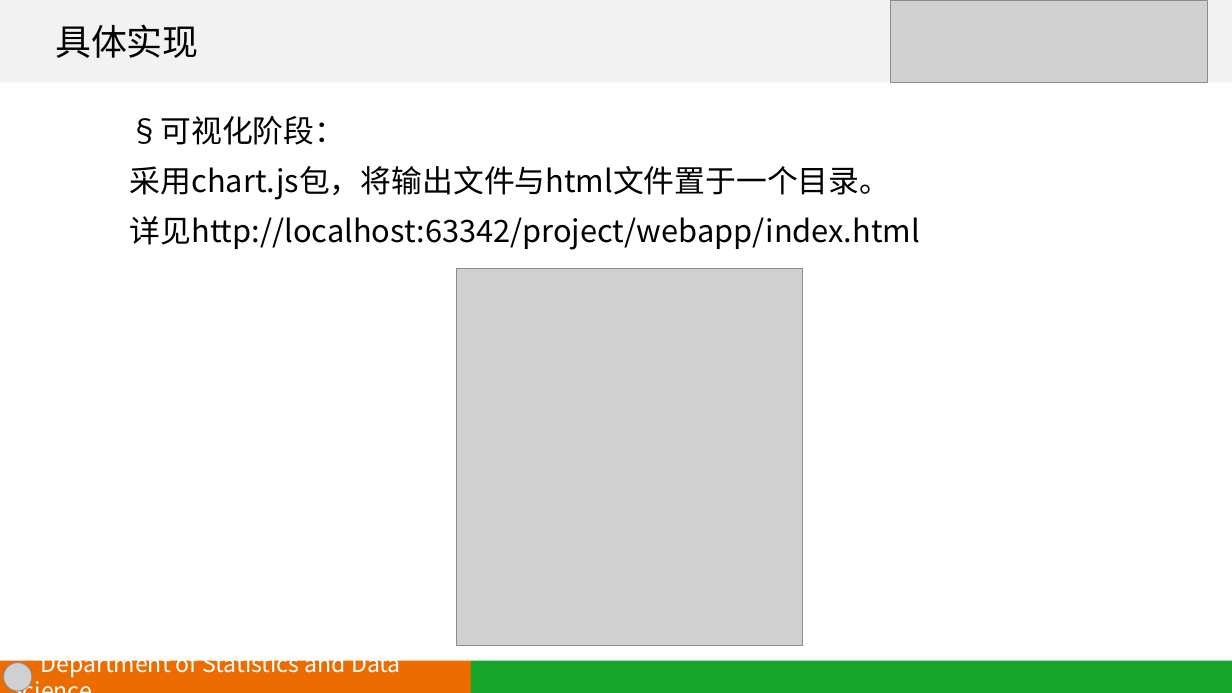
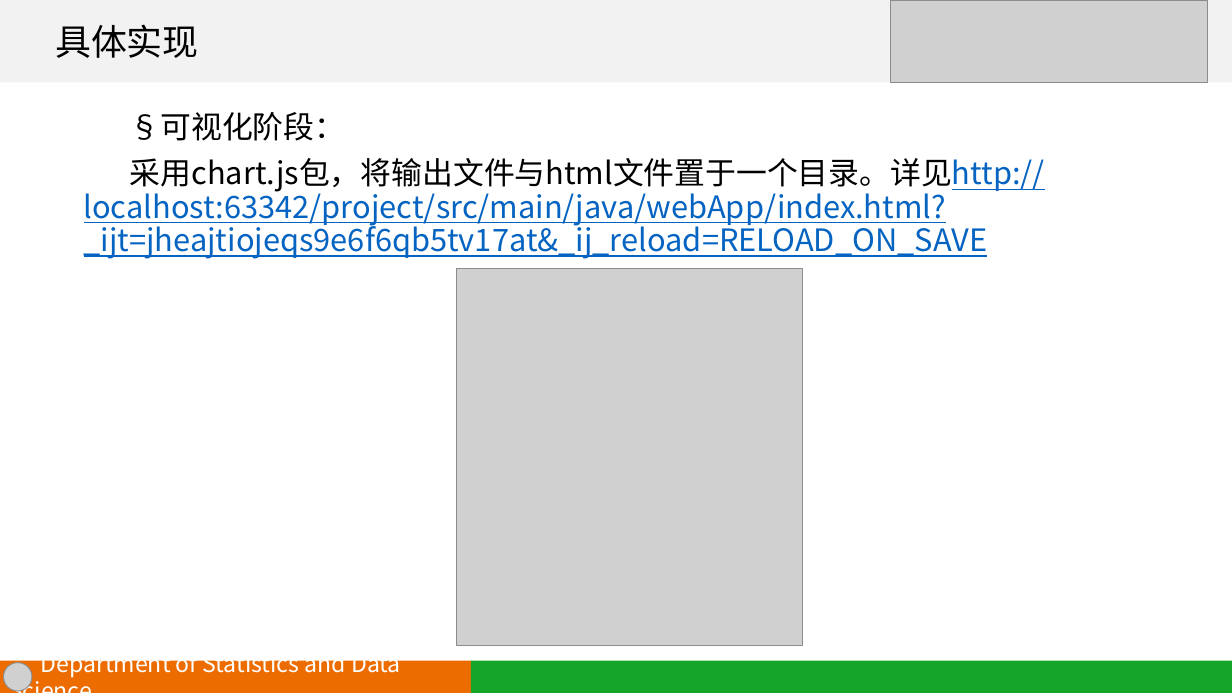
Before and after one commit to JackTianyuLi/STA321-project, a slide deck: slide 12 of presentation slide.pptx. Drawn at 1232x693 pixels with LibreOffice and Linux fonts; fonts in the diff are those of the drawing; grey boxes stand for pictures. Boxes give left, top, right and bottom in pixels: in the first picture for what was removed or moved away, otherwise in the second. Text is boxed around its words. In the diff, an @@ line names an element or a change of style, - is before the commit and + after.

```diff
--- a/presentation slide.pptx
+++ b/presentation slide.pptx
@@ text at box(130, 112, 346, 141): line spacing 1 to 0.9 @@
@@ text at box(84, 158, 1045, 259): text changed; text colour #000000 to #0563C1 @@
-采用chart.js包，将输出文件与html文件置于一个目录。
-详见http://localhost:63342/project/webapp/index.html
+采用chart.js包，将输出文件与html文件置于一个目录。详见http://localhost:63342/project/src/main/java/webApp/index.html?_ijt=jheajtiojeqs9e6f6qb5tv17at&_ij_reload=RELOAD_ON_SAVE
```
Also in this commit, not shown: 3 other slides changed, 2 other files.
